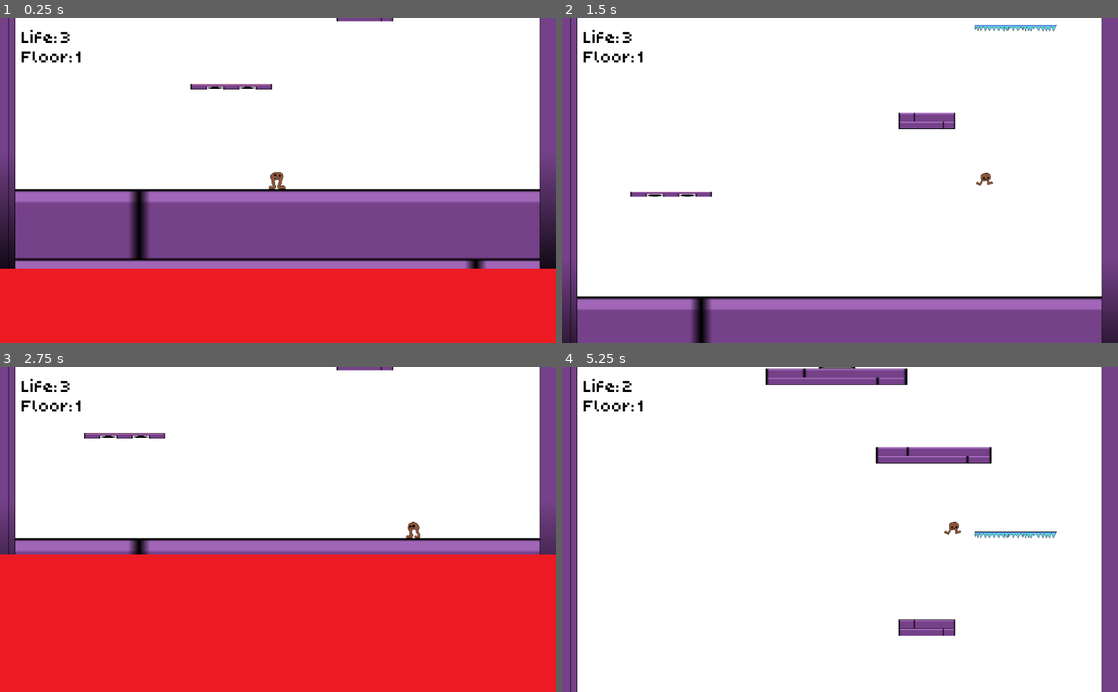
Above: before the commit, frames 1-4 (two rows, left to right).
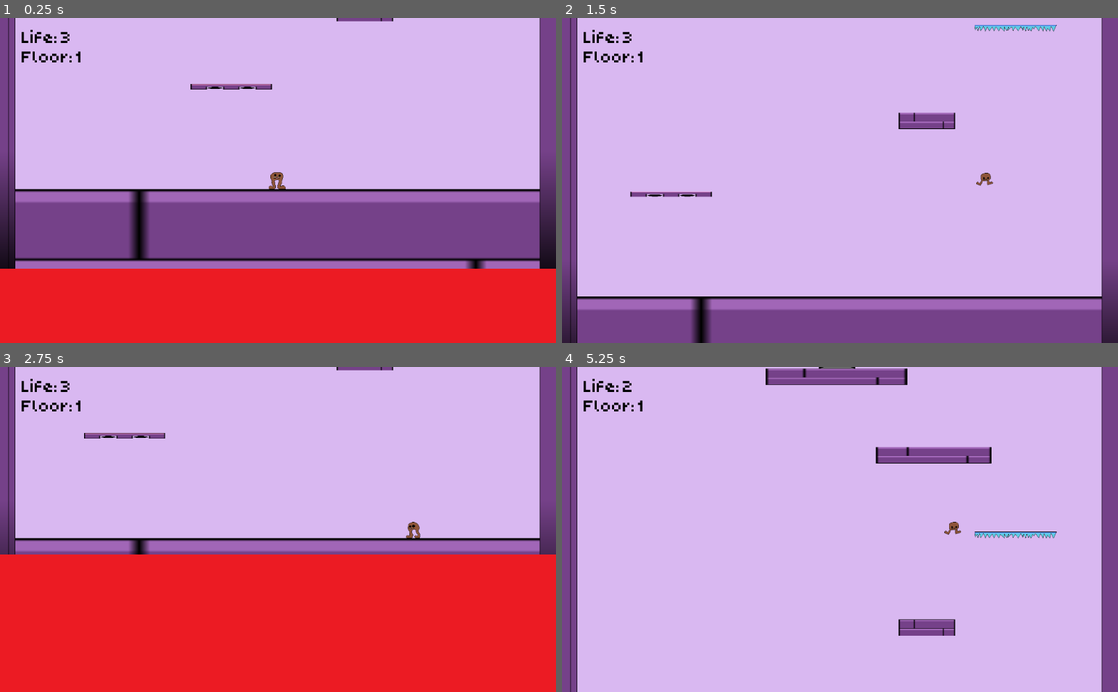
Above: after the commit, the same moments.

Repository: Darkstick/Jumper
Game: Godot game, scene res://Scenes/Levels/main.tscn
The game is run twice, just before and just after one commit, with the same random seed, the same clock (stepped at 60 frames per second) and the same inputs. Sound files missing from this copy of the repository are replaced by a short silence.
Inputs:
- Up to frame 1 (0.25 s): no input
- Up to frame 2 (1.5 s): hold Right (right) from 0.53 s (still down); tap Up (up) at 0.77 s
- Up to frame 3 (2.75 s): tap Up (up) at 1.52 s; release Right (right) at 2.03 s; hold Left (left) from 2.03 s (still down)
- Up to frame 4 (5.25 s): release Left (left) at 2.78 s; hold Right (right) 2.78-4.28 s; tap Up (up) at 3.02, 3.77, 4.52 s; hold Left (left) 4.28-5.03 s; hold Right (right) from 5.03 s (still down)

The runs differ from the first frame. In frame 1, 49% of the frame differs, in the area x 2-98%, y 0-53%; in frame 2, 80%; in frame 3, 49%; in frame 4, 91%, in the area x 2-98%, y 0-100%.

Commit message:
background color changed

Diff:
--- a/project.godot
+++ b/project.godot
@@ -62,5 +62,5 @@
 
 [rendering]
 
-environment/default_clear_color=Color( 1, 1, 1, 1 )
+environment/default_clear_color=Color( 0.854902, 0.72549, 0.94902, 1 )
 environment/default_environment="res://default_env.tres"
Binary file added: Ressources/Sprites/background.jpg
Not shown, added: Ressources/Sprites/background.jpg.import
